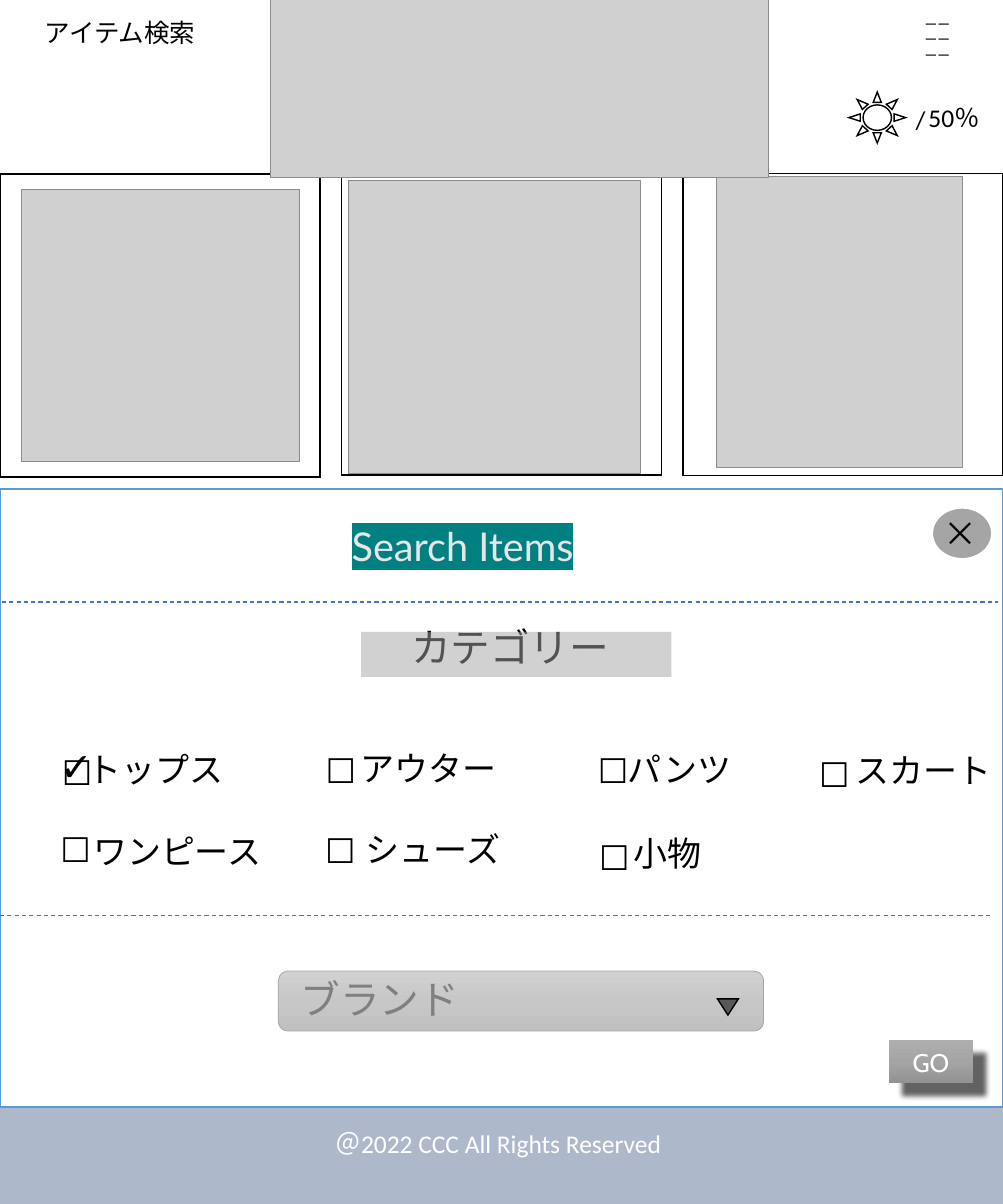
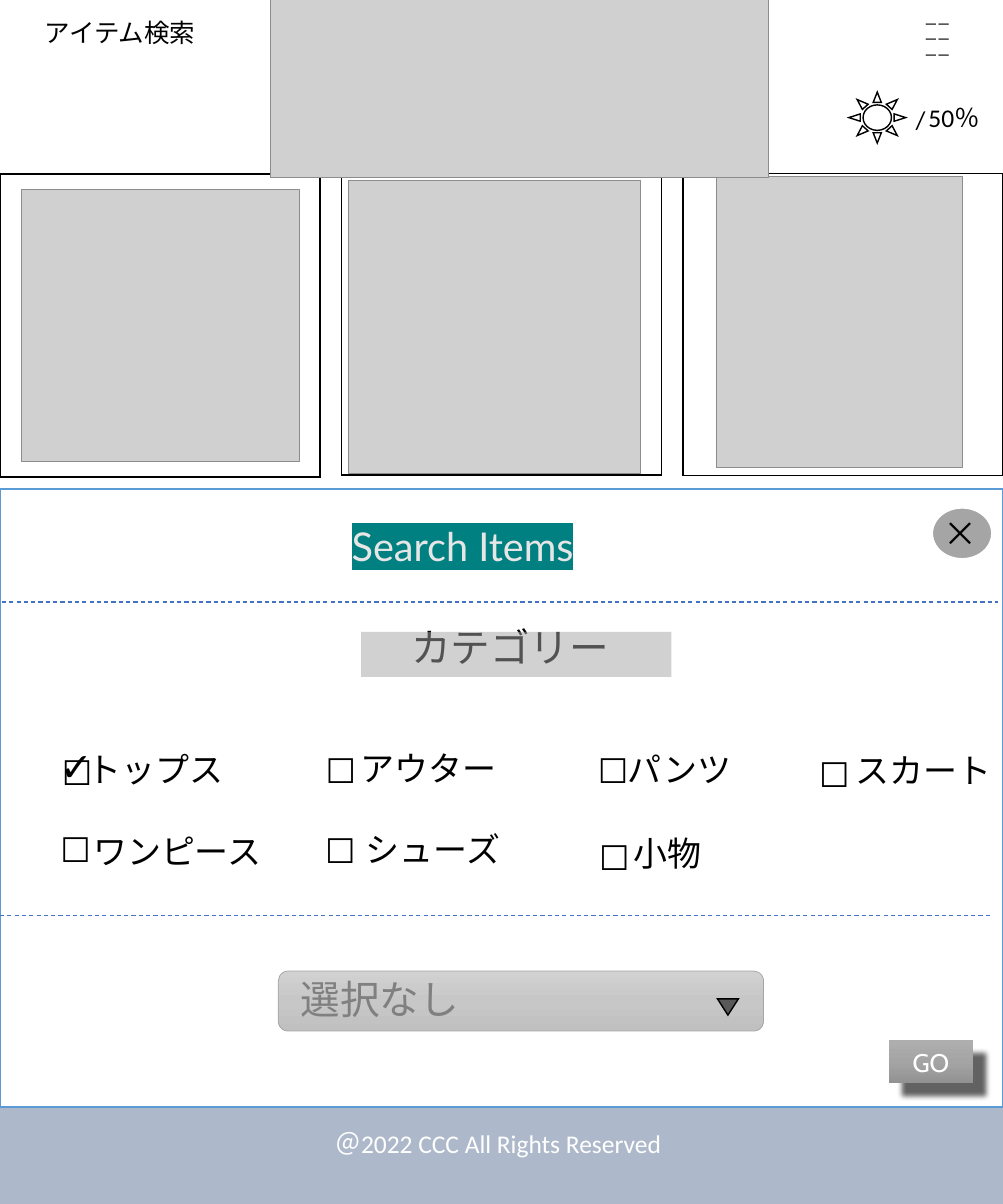
Before and after one commit to dojo2022/E-4, a slide deck: slide 8 of doc/デザイン.pptx. Drawn at 1003x1204 pixels with LibreOffice and Linux fonts; fonts in the diff are those of the drawing; grey boxes stand for pictures. Boxes give left, top, right and bottom in pixels: in the first picture for what was removed or moved away, otherwise in the second. Text is boxed around its words. In the diff, an @@ line names an element or a change of style, - is before the commit and + after.

```diff
--- a/doc/デザイン.pptx
+++ b/doc/デザイン.pptx
@@ text at (301, 981, 459, 1017): text changed @@
-ブランド
+選択なし
```
Also in this commit, not shown: 6 other slides changed.
